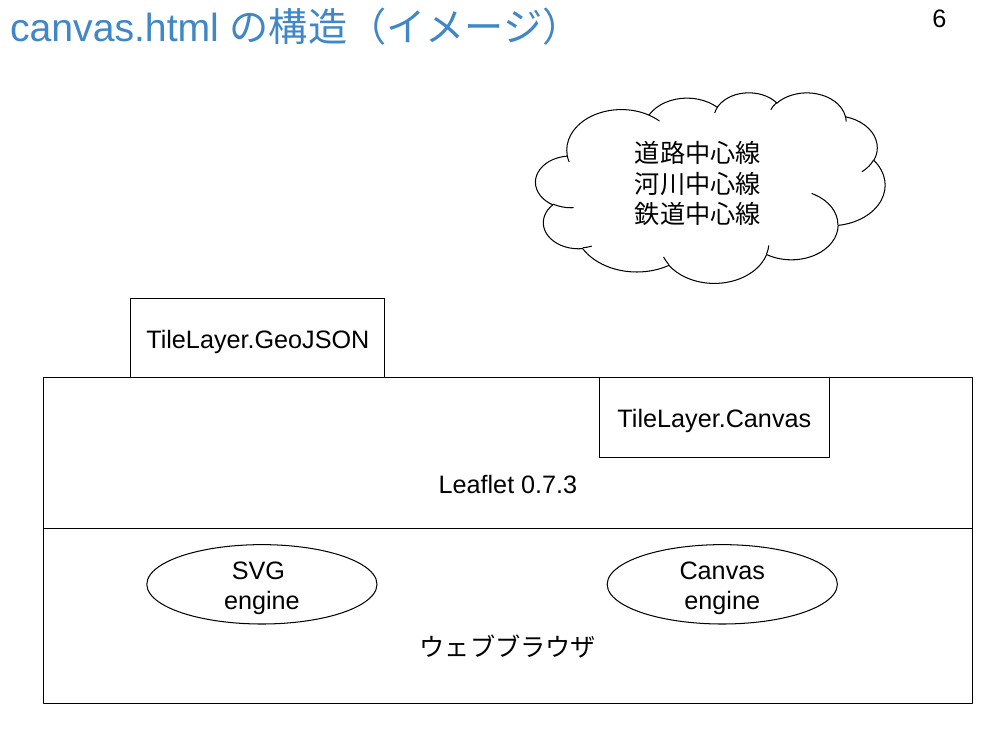
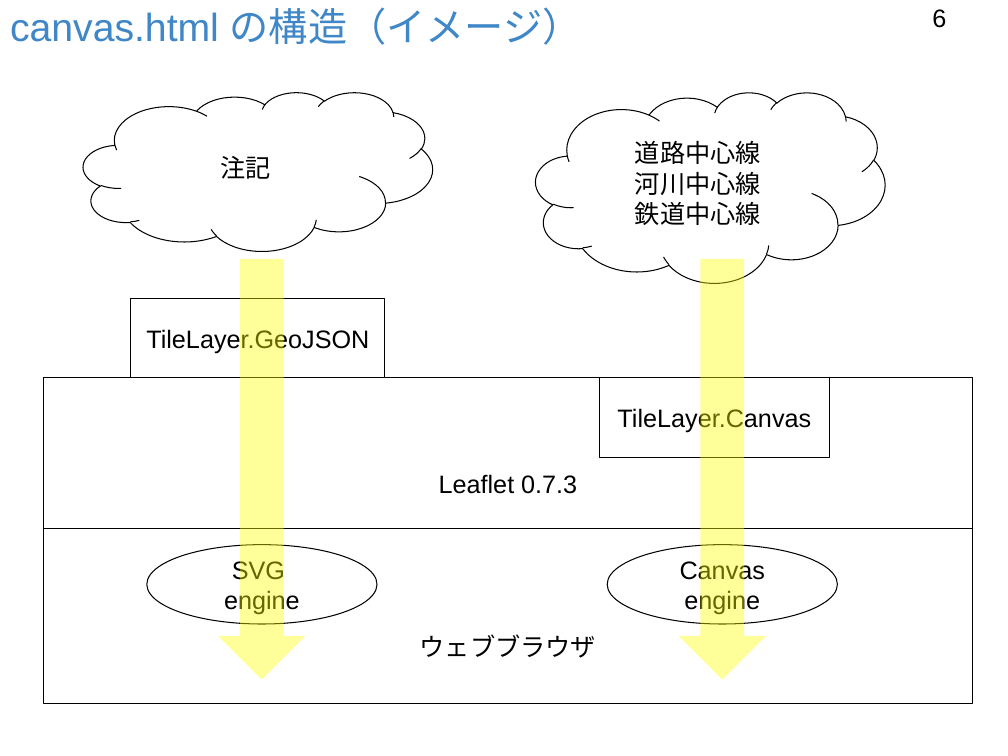
Before and after one commit to foss4g-tokyo-vt/slides, a slide deck: slide 6 of 151009ベクトルタイル利用サイトを作ろうPt.5.pptx. Drawn at 1008x756 pixels with LibreOffice and Linux fonts; fonts in the diff are those of the drawing; background and template pictures are left out. Boxes give left, top, right and bottom in pixels: in the first picture for what was removed or moved away, otherwise in the second. Text is boxed around its words. In the diff, an @@ line names an element or a change of style, - is before the commit and + after.

```diff
--- a/151009ベクトルタイル利用サイトを作ろうPt.5.pptx
+++ b/151009ベクトルタイル利用サイトを作ろうPt.5.pptx
@@ cloud added at box(84, 93, 432, 251), fill #FFFFFF, outline #000000 0.75 pt, 18 pt, text #000000 @@
+注記
@@ down arrow added at box(219, 259, 306, 679), fill #FFFF00 at 40% opacity @@
@@ down arrow added at box(678, 259, 766, 679), fill #FFFF00 at 40% opacity @@
```
Also in this commit, not shown: 1 other slide changed, 2 other files.
